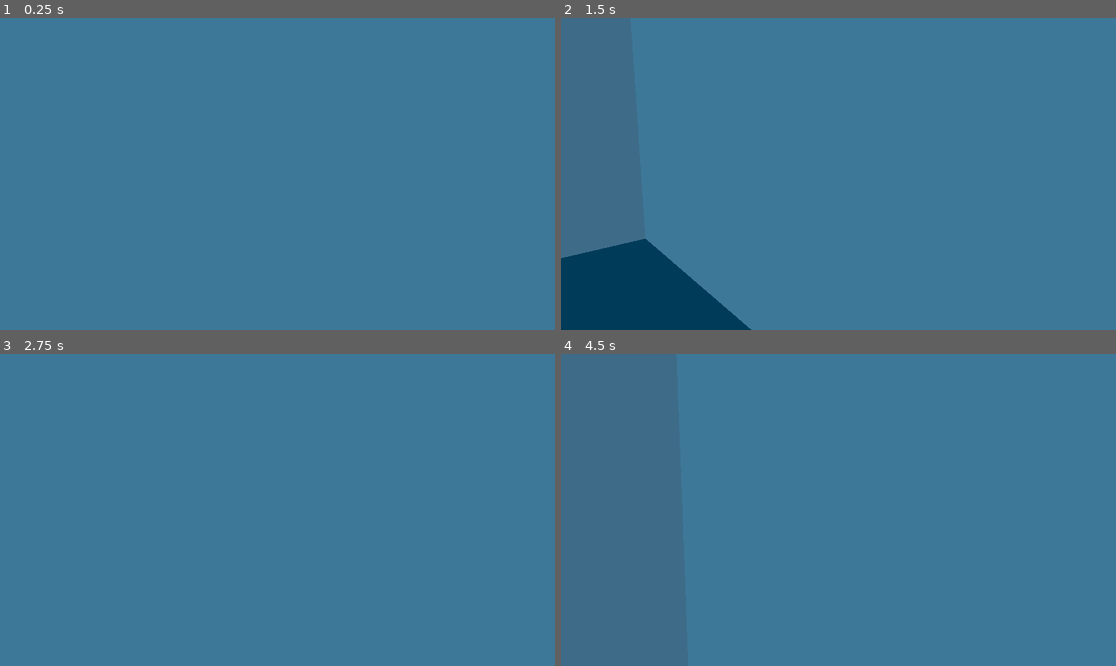
Above: before the commit, frames 1-4 (two rows, left to right).
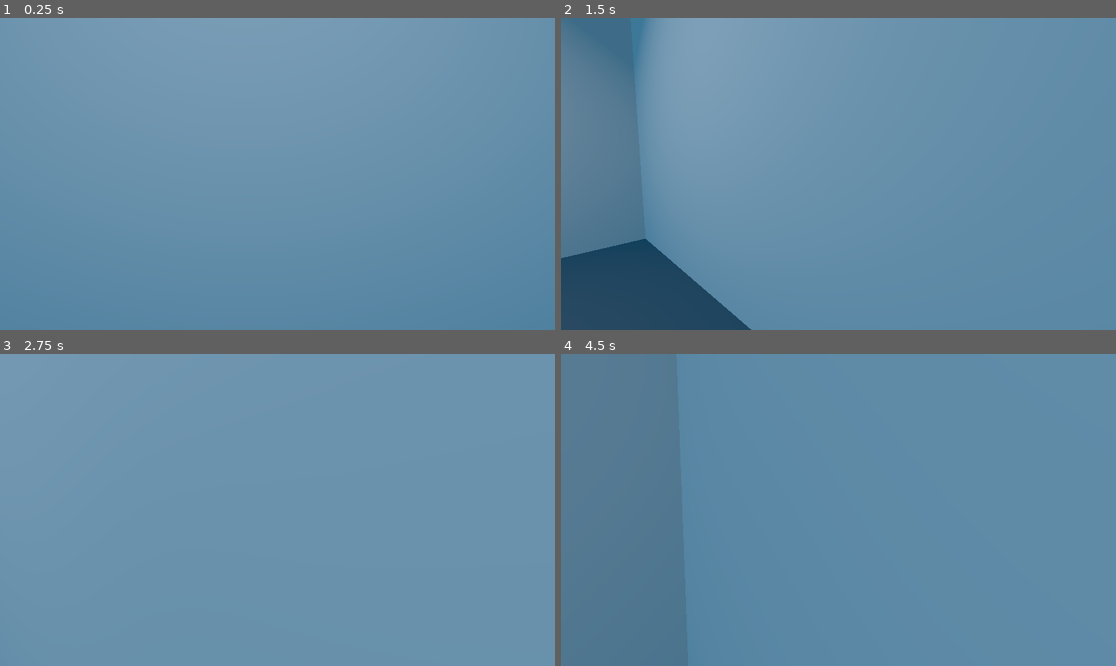
Above: after the commit, the same moments.

Repository: Clovers7/reset
Game: Godot game, scene res://Scenes/main.tscn
The game is run twice, just before and just after one commit, with the same random seed, the same clock (stepped at 60 frames per second) and the same inputs.
Inputs (mouse positions are in pixels of both pictures, inside the frame that each line leads up to):
- Up to frame 1 (0.25 s): no input
- Up to frame 2 (1.5 s): tap Enter (ui_accept) at 0.5, 0.77, 1.25 s; move the mouse to (960, 158) at 0.52 s; hold D (right) 0.53-1.28 s; click (960, 158) at 0.67 s; move the mouse to (810, 174) at 1.27 s; hold W (up) from 1.28 s (still down)
- Up to frame 3 (2.75 s): keep holding W (up); tap Enter (ui_accept) at 1.52 s; move the mouse to (288, 503) at 2.02 s
- Up to frame 4 (4.5 s): keep holding W (up); tap Enter (ui_accept) at 2.75, 3.02, 3.77, 4.25 s; move the mouse to (832, 516) at 2.77 s; move the mouse to (877, 513) at 3.52 s; move the mouse to (794, 506) at 4.27 s

The runs differ from the first frame. In frame 1, 96% of the frame differs, in the area x 0-100%, y 0-100%; in frame 2, 92%; in frame 3, 100%; in frame 4, 77%.

Commit message:
Added Omni and Spotlight

Diff:
--- /dev/null
+++ b/huht/Scenes/light.tscn
@@ -0,0 +1,43 @@
+[gd_scene load_steps=5 format=3 uid="uid://8cqxk2nyxlcs"]
+
+[sub_resource type="StandardMaterial3D" id="StandardMaterial3D_7uchh"]
+albedo_color = Color(0.219608, 0.219608, 0.219608, 1)
+emission_enabled = true
+emission = Color(0.14902, 0.14902, 0.14902, 1)
+emission_energy_multiplier = 1.18
+
+[sub_resource type="CylinderMesh" id="CylinderMesh_o1nq0"]
+material = SubResource("StandardMaterial3D_7uchh")
+top_radius = 1.0
+bottom_radius = 1.0
+height = 0.1
+
+[sub_resource type="StandardMaterial3D" id="StandardMaterial3D_kbb5o"]
+emission_enabled = true
+emission = Color(1, 1, 1, 1)
+
+[sub_resource type="SphereMesh" id="SphereMesh_0owm6"]
+material = SubResource("StandardMaterial3D_kbb5o")
+radius = 0.7
+height = 0.5
+is_hemisphere = true
+
+[node name="Light" type="Node3D"]
+
+[node name="Start" type="MeshInstance3D" parent="."]
+mesh = SubResource("CylinderMesh_o1nq0")
+
+[node name="MeshInstance3D" type="MeshInstance3D" parent="."]
+transform = Transform3D(1, 0, 0, 0, -1, 8.74228e-08, 0, -8.74228e-08, -1, 0, 0.0290985, 0)
+mesh = SubResource("SphereMesh_0owm6")
+
+[node name="OmniLight3D" type="OmniLight3D" parent="."]
+transform = Transform3D(1, 0, 0, 0, 1, 0, 0, 0, 1, 0, -0.892884, 0)
+light_energy = 0.7
+omni_range = 3.54211
+
+[node name="SpotLight3D" type="SpotLight3D" parent="."]
+transform = Transform3D(1, 0, 0, 0, -4.37114e-08, 1, 0, -1, -4.37114e-08, 0, 0, 0)
+light_energy = 7.765
+spot_range = 15.1202
+spot_angle = 44.2531
--- a/huht/Scenes/main.tscn
+++ b/huht/Scenes/main.tscn
@@ -1,10 +1,11 @@
-[gd_scene load_steps=9 format=3 uid="uid://c12d5yj3mw5du"]
+[gd_scene load_steps=10 format=3 uid="uid://c12d5yj3mw5du"]
 
 [ext_resource type="PackedScene" uid="uid://b3d42ejrkdxdd" path="res://Scenes/ground_s.tscn" id="1_nhvby"]
 [ext_resource type="PackedScene" uid="uid://c68xy7romebr8" path="res://Scenes/wall.tscn" id="2_i2bc4"]
 [ext_resource type="PackedScene" uid="uid://blmw7n3obfy56" path="res://Scenes/wall_s_next.tscn" id="3_502wr"]
 [ext_resource type="PackedScene" uid="uid://bpshfgwic3nm4" path="res://Scenes/player.tscn" id="4_4nveo"]
 [ext_resource type="PackedScene" uid="uid://cjio56703dal1" path="res://Scenes/roof.tscn" id="5_xmst4"]
+[ext_resource type="PackedScene" uid="uid://8cqxk2nyxlcs" path="res://Scenes/light.tscn" id="6_lomaa"]
 
 [sub_resource type="ProceduralSkyMaterial" id="ProceduralSkyMaterial_nraaa"]
 sky_top_color = Color(0.027451, 0.607843, 0.882353, 1)
@@ -44,3 +45,6 @@
 
 [node name="WorldEnvironment" type="WorldEnvironment" parent="."]
 environment = SubResource("Environment_j8ngf")
+
+[node name="Light" parent="." instance=ExtResource("6_lomaa")]
+transform = Transform3D(1, 0, 0, 0, 1, 0, 0, 0, 1, -0.232579, 11.8639, 0.0558943)
